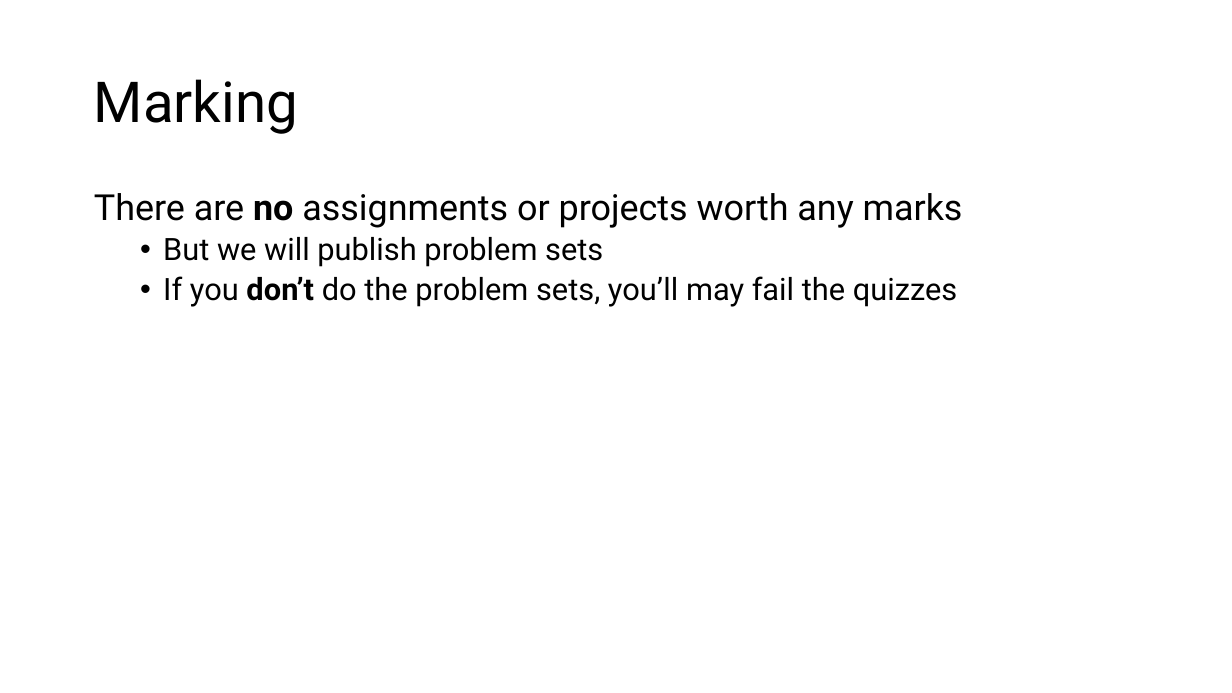
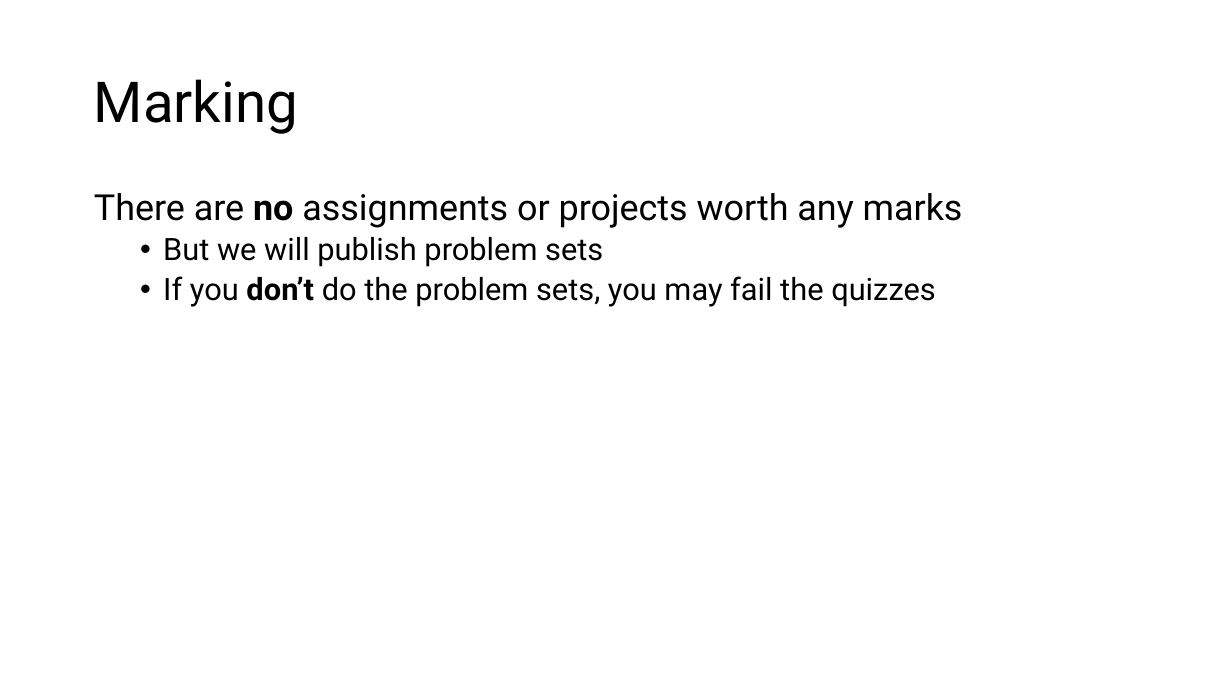
Before and after one commit to tjd1234/cmpt383fall2026, a slide deck: slide 4 of python/PythonIntro.pptx. Drawn at 1232x693 pixels with LibreOffice and Linux fonts; fonts in the diff are those of the drawing. Boxes give left, top, right and bottom in pixels: in the first picture for what was removed or moved away, otherwise in the second. Text is boxed around its words. In the diff, an @@ line names an element or a change of style, - is before the commit and + after.

```diff
--- a/python/PythonIntro.pptx
+++ b/python/PythonIntro.pptx
@@ text at bbox=[163, 276, 936, 307]: text changed @@
-  • If you don’t do the problem sets, you’ll may fail the quizzes
+  • If you don’t do the problem sets, you may fail the quizzes
```
Also in this commit, not shown: 2 other slides changed, 14 slides added, 1 other file.
